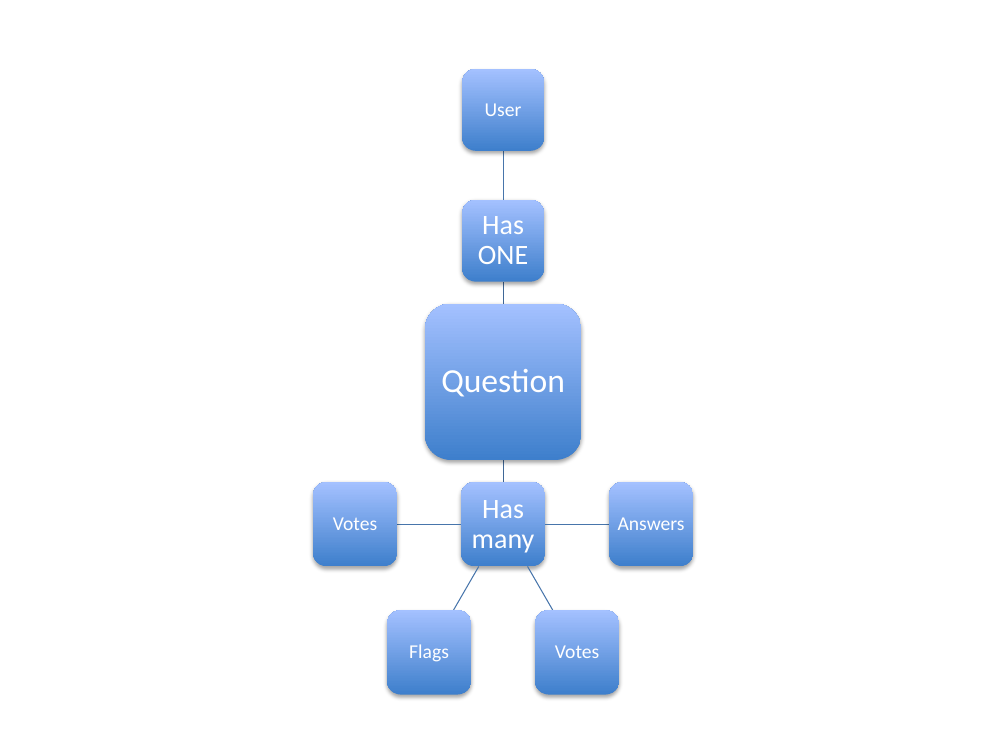
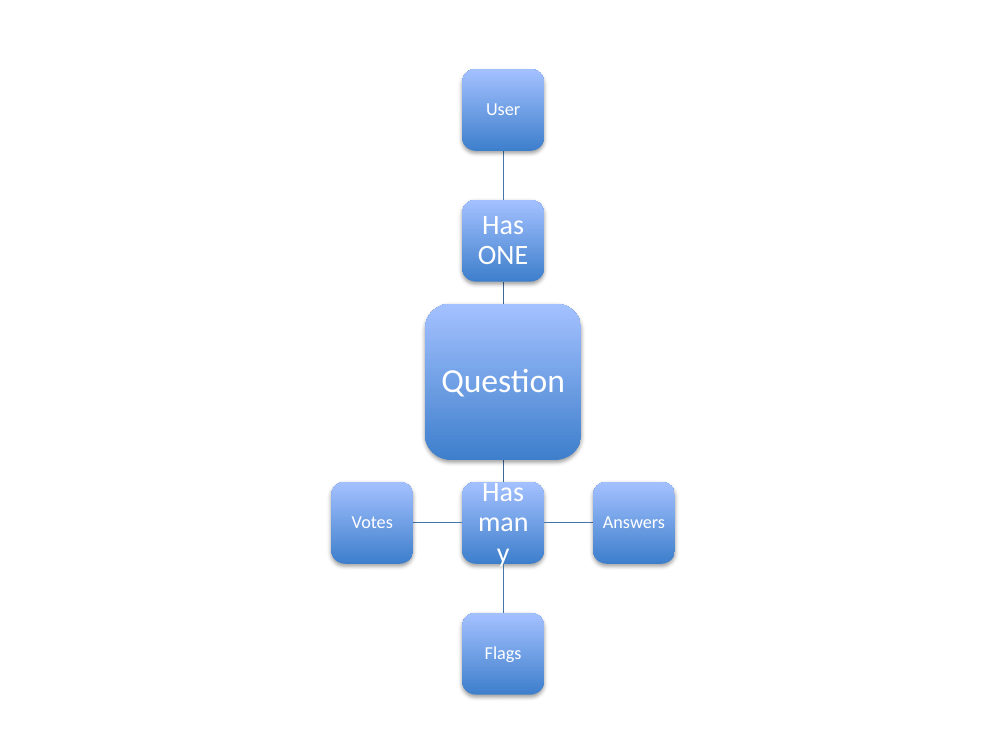
Before and after one commit to starbunks/ilikebeer, a slide deck: slide 2 of profile_ERD.pptx (slide 3 before the commit). Drawn at 1008x756 pixels with LibreOffice and Linux fonts; fonts in the diff are those of the drawing. Boxes give left, top, right and bottom in pixels: in the first picture for what was removed or moved away, otherwise in the second. Text is boxed around its words. In the diff, an @@ line names an element or a change of style, - is before the commit and + after.

```diff
--- a/profile_ERD.pptx
+++ b/profile_ERD.pptx
@@ text "Has many" rewrapped from (x1=472, y1=500, x2=535, y2=553) to (x1=482, y1=478, x2=524, y2=501) @@
@@ rounded rectangle resized from (x1=312, y1=482, x2=397, y2=566) to (x1=332, y1=482, x2=413, y2=563) @@
@@ text "Votes" moved from (x1=333, y1=517, x2=377, y2=530) to (x1=352, y1=516, x2=393, y2=528) @@
@@ rounded rectangle resized from (x1=609, y1=482, x2=694, y2=566) to (x1=593, y1=482, x2=674, y2=563) @@
@@ text "Answers" moved from (x1=618, y1=517, x2=685, y2=530) to (x1=603, y1=516, x2=665, y2=528) @@
@@ freeform shape resized from (x1=397, y1=524, x2=461, y2=524) to (x1=413, y1=523, x2=463, y2=523) @@
@@ freeform shape resized from (x1=545, y1=524, x2=609, y2=524) to (x1=544, y1=523, x2=594, y2=523) @@
@@ freeform shape removed at (x1=453, y1=567, x2=478, y2=610) @@
@@ freeform shape at (x1=503, y1=564, x2=503, y2=613): rotation 60 to 90 degrees; outline redrawn @@
@@ rounded rectangle removed at (x1=387, y1=610, x2=472, y2=695) @@
@@ rounded rectangle resized from (x1=535, y1=610, x2=620, y2=695) to (x1=463, y1=613, x2=544, y2=695) @@
@@ size 14 to 13 pt in 4 elements at (x1=486, y1=103, x2=520, y2=115), (x1=352, y1=516, x2=393, y2=528), (x1=603, y1=516, x2=665, y2=528), (x1=485, y1=646, x2=522, y2=662) @@
@@ text "Flags" moved from (x1=409, y1=644, x2=449, y2=661) to (x1=485, y1=646, x2=522, y2=662) @@
@@ text removed at (x1=555, y1=645, x2=599, y2=658) @@
-Votes
```
Also in this commit, not shown: 1 other slide changed, 1 slide removed.
